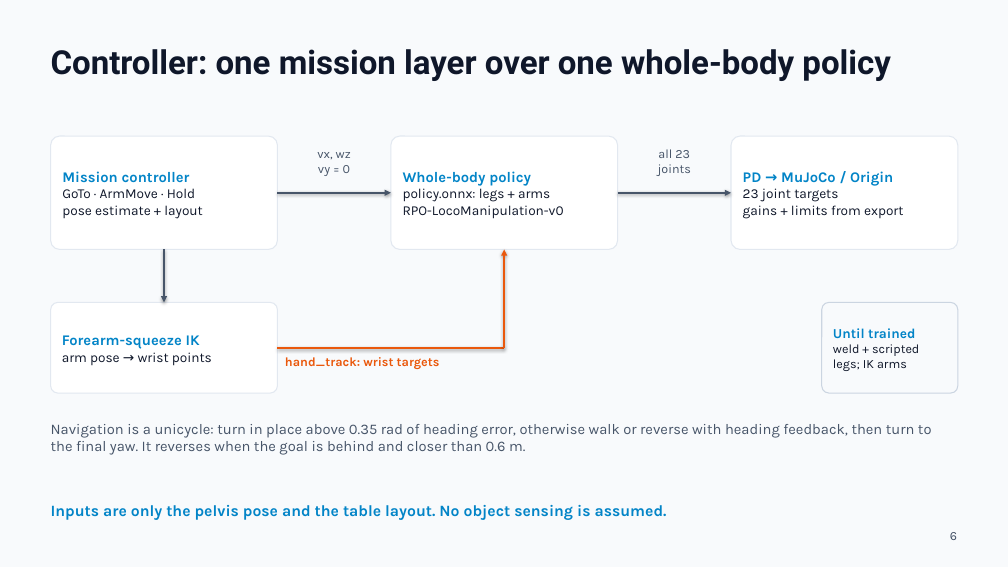
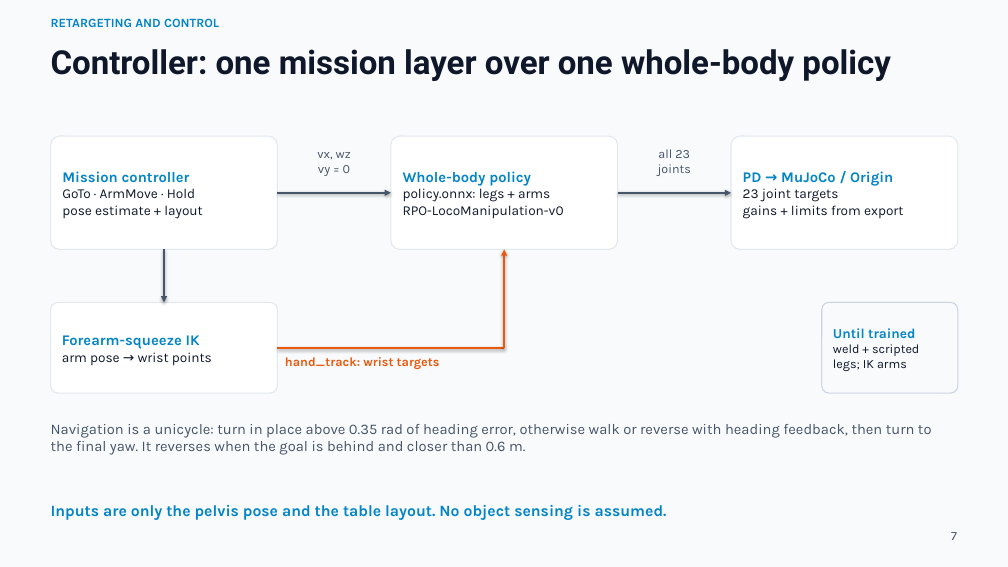
Before and after one commit to thebestjuan1738/SantaDisplayRoboto, a slide deck: slide 7 of slides/SantaBot_Stage2_Simulation_Review.pptx (slide 6 before the commit). Drawn at 1008x567 pixels with LibreOffice and Linux fonts; fonts in the diff are those of the drawing. Boxes give left, top, right and bottom in pixels: in the first picture for what was removed or moved away, otherwise in the second. Text is boxed around its words. In the diff, an @@ line names an element or a change of style, - is before the commit and + after.

```diff
--- a/slides/SantaBot_Stage2_Simulation_Review.pptx
+++ b/slides/SantaBot_Stage2_Simulation_Review.pptx
@@ text added at (51, 18, 219, 27), 12 pt, text #0284C7, bold @@
+RETARGETING AND CONTROL
@@ text at (951, 532, 957, 540): text changed @@
-6
+7
```
Also in this commit, not shown: 9 other slides changed, 3 slides added, 6 other files.
